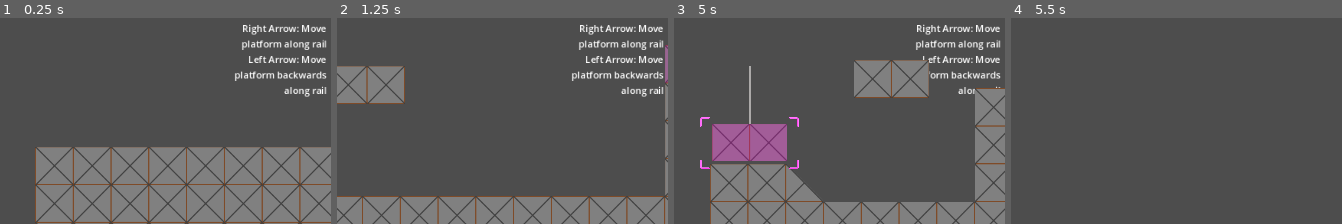
Above: before the commit, frames 1-4 (left to right).
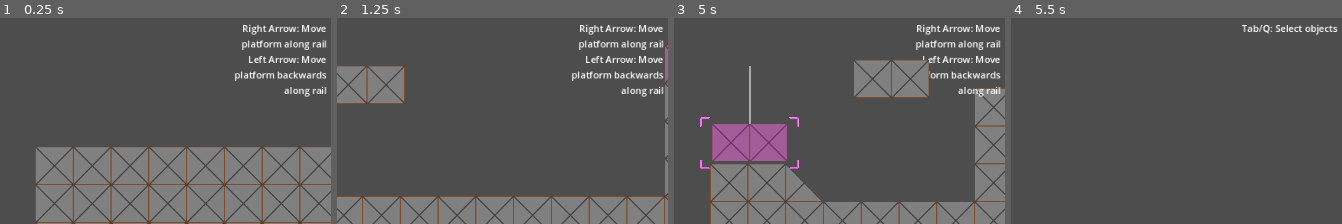
Above: after the commit, the same moments.

Repository: Arti-Dev/LucidNightmaresDemo
Game: Godot game, scene res://scenes/level.tscn
Two runs of this game, one before a commit and one after it. Both use one fixed random seed, a clock stepped at 60 frames per second and the inputs below.
Inputs:
- Up to frame 1 (0.25 s): no input
- Up to frame 2 (1.25 s): tap Enter at 0.5 s; hold D (PlayerRight) from 0.53 s (still down); tap Q (Q) at 0.6 s; tap Space (PlayerJump) at 0.77 s; tap Tab (Tab) at 0.8 s
- Up to frame 3 (5 s): tap Tab (Tab) at 1.35, 2.3, 2.85, 3.8, 4.35 s; tap Space (PlayerJump) at 1.52, 3.02, 3.77, 4.52 s; tap Q (Q) at 1.55, 2.1, 3.05, 3.6, 4.55 s; release D (PlayerRight) at 2.03 s; hold A (PlayerLeft) 2.03-4.28 s; hold D (PlayerRight) from 4.28 s (still down)
- Up to frame 4 (5.5 s): keep holding D (PlayerRight); tap Q (Q) at 5.1 s; tap Tab (Tab) at 5.3 s
The pictures show only the part of the screen within x 50-100%, y 0-50%; the shares and areas given below are measured in that part.

Frames 1-2 are identical in both runs. In frame 3, 0.1% of the frame differs, in the area x 90-99%, y 33-39%; in frame 4, 0.6%, in the area x 69-99%, y 3-9%.

Commit message:
Player should be in front of the tilemap for now

Diff:
--- a/scenes/level.tscn
+++ b/scenes/level.tscn
@@ -72,13 +72,13 @@
 
 [node name="Level" type="Node2D"]
 
-[node name="Player" parent="." instance=ExtResource("1_x2e8k")]
-position = Vector2(207, 478)
-
 [node name="TileMapLayer" type="TileMapLayer" parent="."]
 position = Vector2(0, 1)
 tile_map_data = PackedByteArray("AAAAAAgAAAAAAAAAAAABAAgAAAAAAAAAAAACAAgAAAAAAAAAAAADAAgAAAAAAAAAAAAEAAgAAAAAAAAAAAAFAA …(10096 unchanged characters)…
 tile_set = SubResource("TileSet_r1dbd")
+
+[node name="Player" parent="." instance=ExtResource("1_x2e8k")]
+position = Vector2(207, 478)
 
 [node name="MovingPlatform" parent="." instance=ExtResource("5_4mhca")]
 position = Vector2(643, 55)
--- a/scripts/telekinetic_selector.gd
+++ b/scripts/telekinetic_selector.gd
@@ -64,7 +64,7 @@
 func deselectSelectedNode():
 	selected_node.set_selected(false)
 	selected_node = null
-	controlLabel.text = ""
+	controlLabel.text = "Tab/Q: Select objects"
 
 func selectNewNode(node: TelekineticController):
 	selected_node = node
